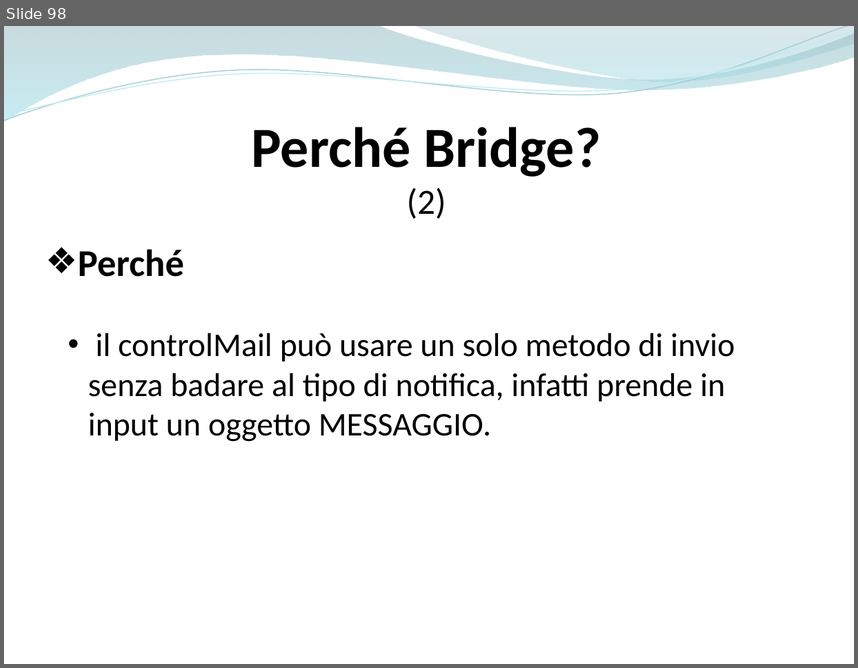
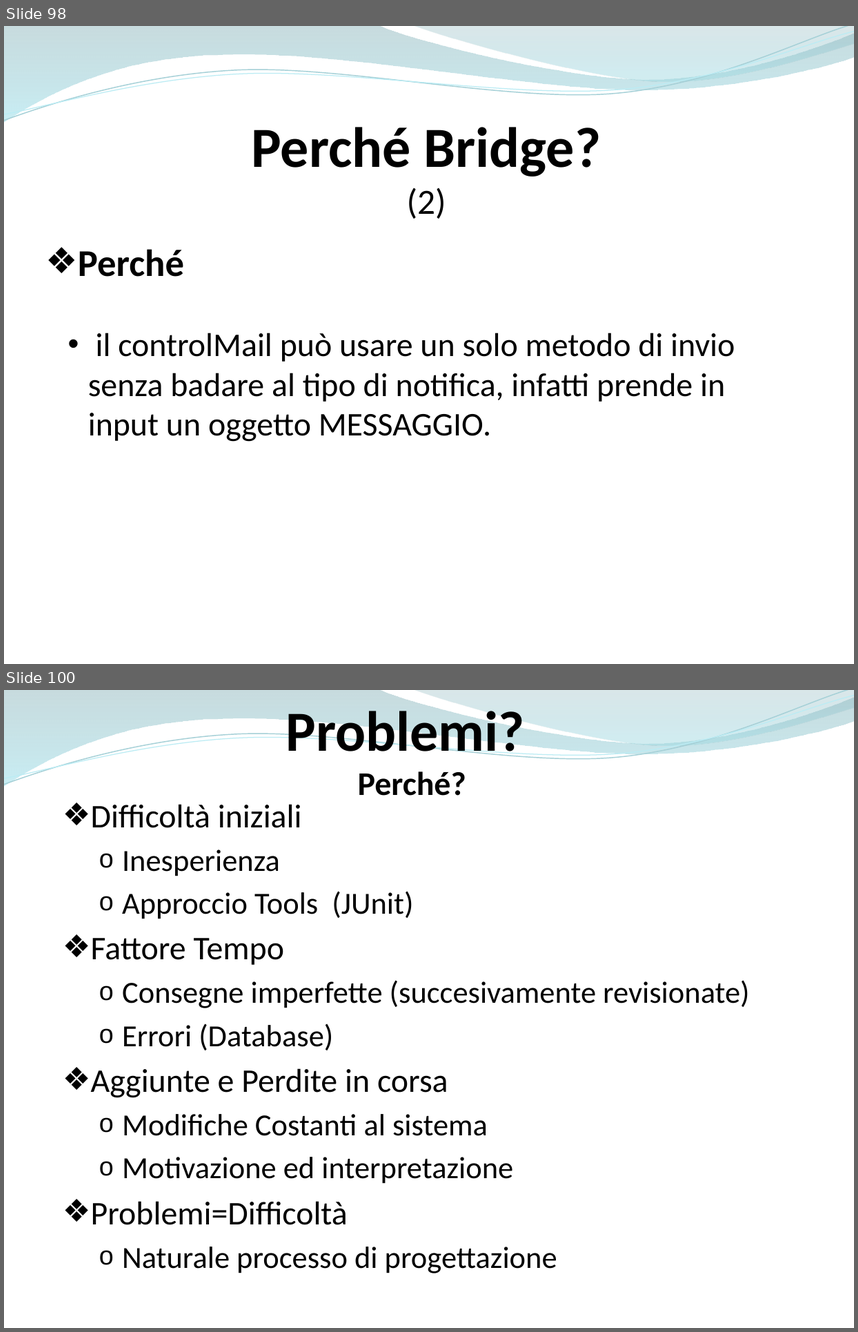
Before and after one commit to ammirate/at-silo, a slide deck: Presentazione/Atsilo1/[BOZZA] Atsilo_A_PresentazioneFinale copia.pptx. Shown one above the other, each under a label of ours: slide 98 before the commit, slides 98 and 100 after it; the slides between them are not shown. The pictures are 858x668 and 858x1332 pixels, drawn with LibreOffice and Linux fonts; fonts in the diff are those of the drawing. Boxes give left, top, right and bottom in pixels: in the first picture for what was removed or moved away, otherwise in the second. Text is boxed around its words. In the diff, an @@ line names an element or a change of style, - is before the commit and + after.

Commit message:
[WR A] Presentazione aggiornata con le modifiche di Ferdinando

```diff
--- a/Presentazione/Atsilo1/[BOZZA] Atsilo_A_PresentazioneFinale copia.pptx
+++ b/Presentazione/Atsilo1/[BOZZA] Atsilo_A_PresentazioneFinale copia.pptx
@@ slide 100 added at [4,690,854,1328], background #FFFFFF; not listed: 4 template elements that a slide beside it also shows @@
@@ text added at [286,704,525,796], 48 pt, text #000000, bold @@
+Problemi?
+Perché?
@@ text added at [91,804,750,1273], 26 pt, text #000000 @@
+❖ Difficoltà iniziali
+  o Inesperienza
+  o Approccio Tools (JUnit)
+❖ Fattore Tempo
+  o Consegne imperfette (succesivamente revisionate)
+  o Errori (Database)
+❖ Aggiunte e Perdite in corsa
+  o Modifiche Costanti al sistema
+  o Motivazione ed interpretazione
+❖ Problemi=Difficoltà
+  o Naturale processo di progettazione
```
Also in this commit, not shown: 1 slide changed, 1 other slide added.
